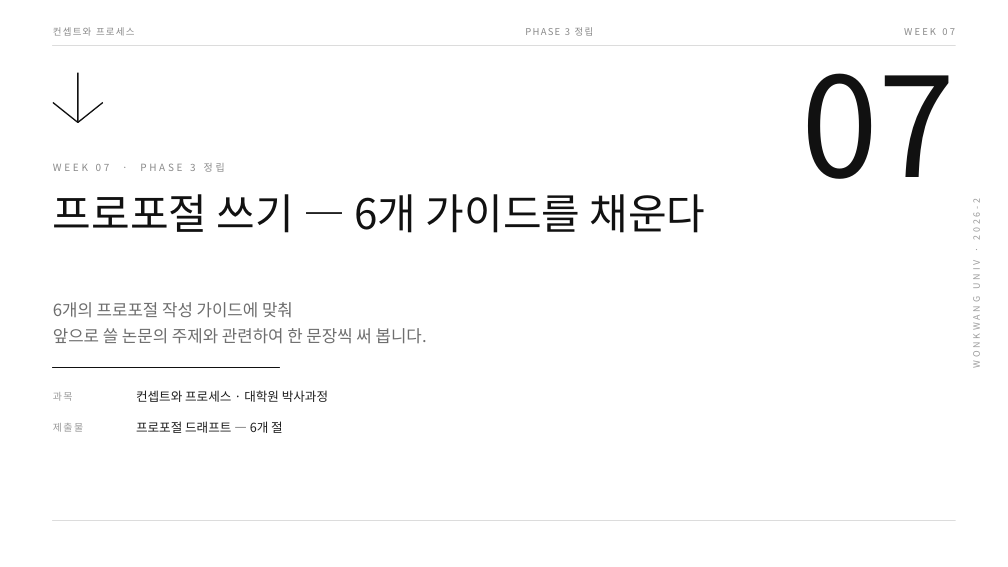
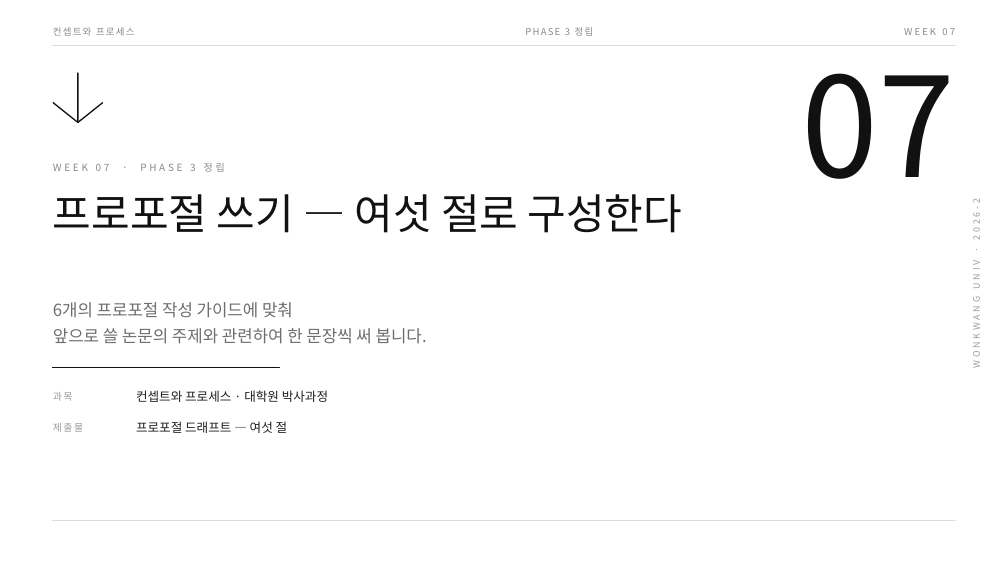
Before and after one commit to design-eng/MIN.D, a slide deck: slide 1 of dist/weeks-대학원/컨셉트와프로세스_07주차_프로포절쓰기.pptx. Drawn at 1008x567 pixels with LibreOffice and Linux fonts; fonts in the diff are those of the drawing. Boxes give left, top, right and bottom in pixels: in the first picture for what was removed or moved away, otherwise in the second. Text is boxed around its words. In the diff, an @@ line names an element or a change of style, - is before the commit and + after.

```diff
--- a/dist/weeks-대학원/컨셉트와프로세스_07주차_프로포절쓰기.pptx
+++ b/dist/weeks-대학원/컨셉트와프로세스_07주차_프로포절쓰기.pptx
@@ text at bbox=[53, 194, 682, 233]: text changed @@
-프로포절 쓰기 — 6개 가이드를 채운다
+프로포절 쓰기 — 여섯 절로 구성한다
@@ text at bbox=[136, 421, 288, 433]: text changed @@
-프로포절 드래프트 — 6개 절
+프로포절 드래프트 — 여섯 절
```
Also in this commit, not shown: 14 other slides changed, 4 other files.
